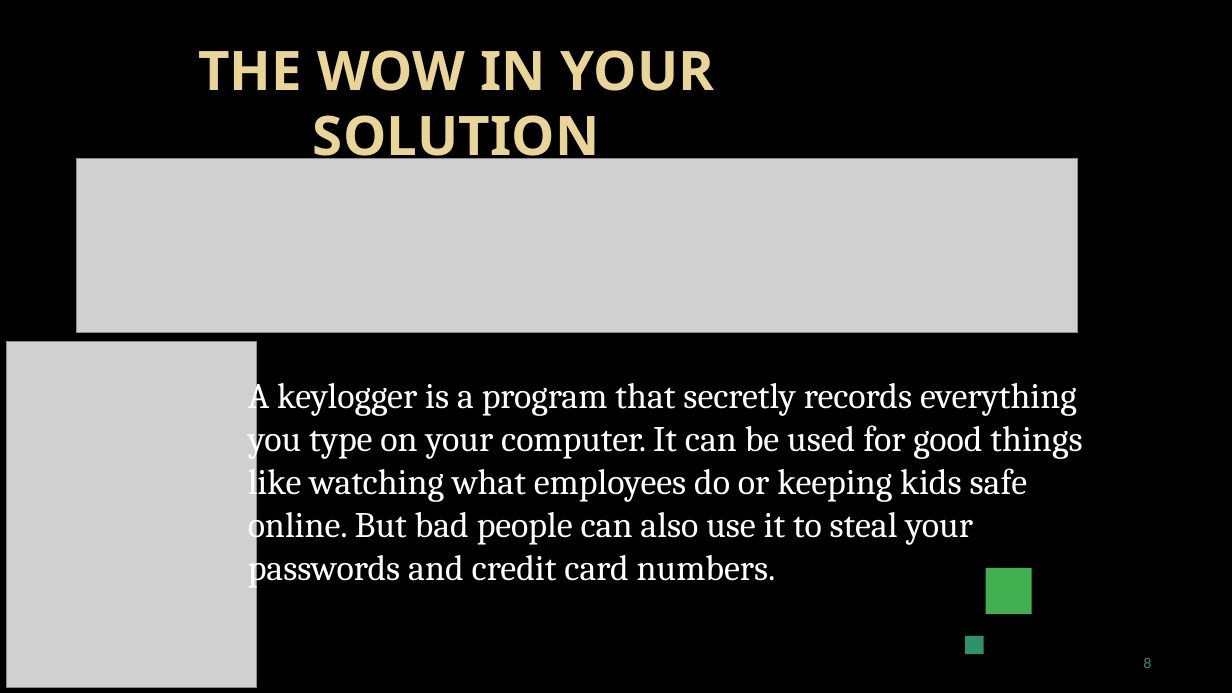
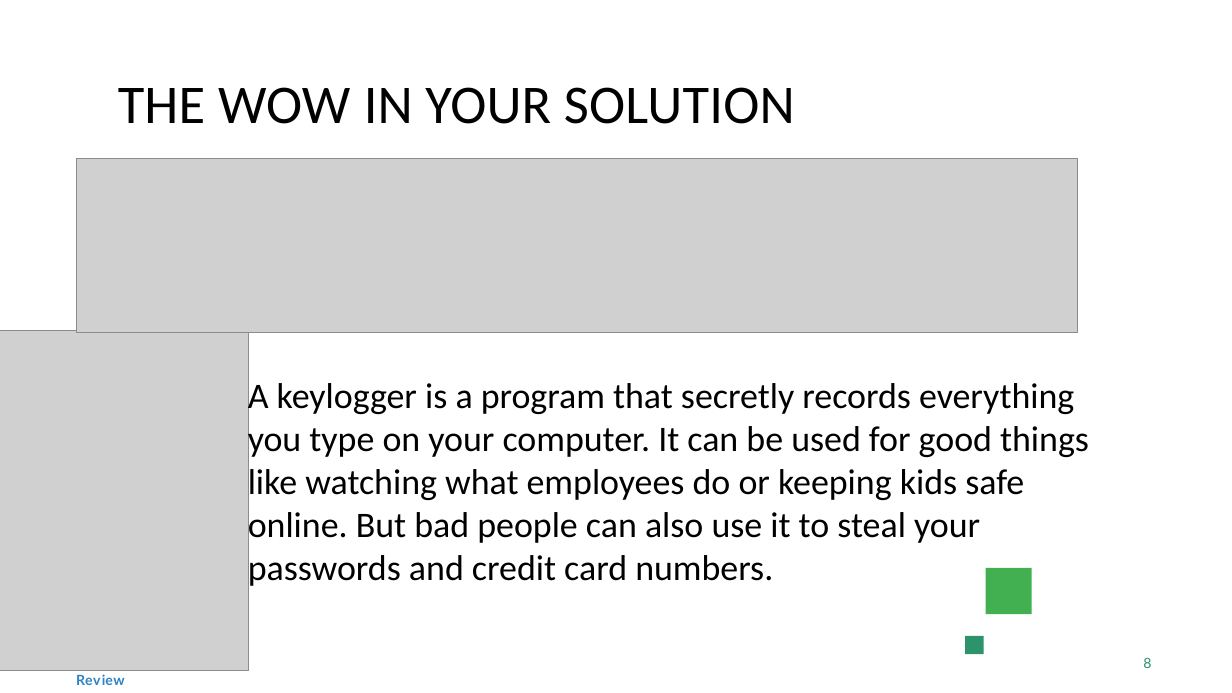
Before and after one commit to madeenavali/keyloger, a slide deck: slide 8 of Template_Presentation_Students.pptx. Drawn at 1232x693 pixels with LibreOffice and Linux fonts; fonts in the diff are those of the drawing; grey boxes stand for pictures; background and template pictures are left out. Boxes give left, top, right and bottom in pixels: in the first picture for what was removed or moved away, otherwise in the second. Text is boxed around its words. In the diff, an @@ line names an element or a change of style, - is before the commit and + after.

```diff
--- a/Template_Presentation_Students.pptx
+++ b/Template_Presentation_Students.pptx
@@ background picture (left out) to #FFFFFF @@
@@ title "THE WOW IN YOUR SOLUTION" at (118, 87, 795, 124): font Noto Sans to Calibri, text colour gradient #EAD696 to #E7D081 to #000000, bold off @@
@@ picture: place and size @@
-picture at (6, 342, 256, 688)
+picture at (0, 330, 250, 670)
@@ text "A keylogger is a program ..." at (248, 378, 1089, 590): font Cambria to Calibri, text colour #FFFFFF to #000000 @@
```
Also in this commit, not shown: 10 other slides changed.
